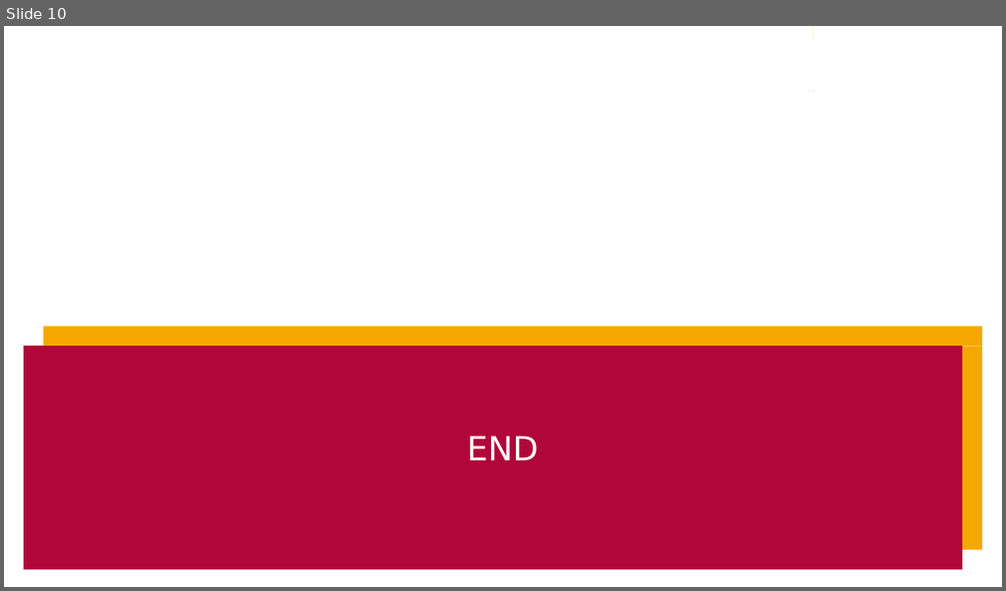
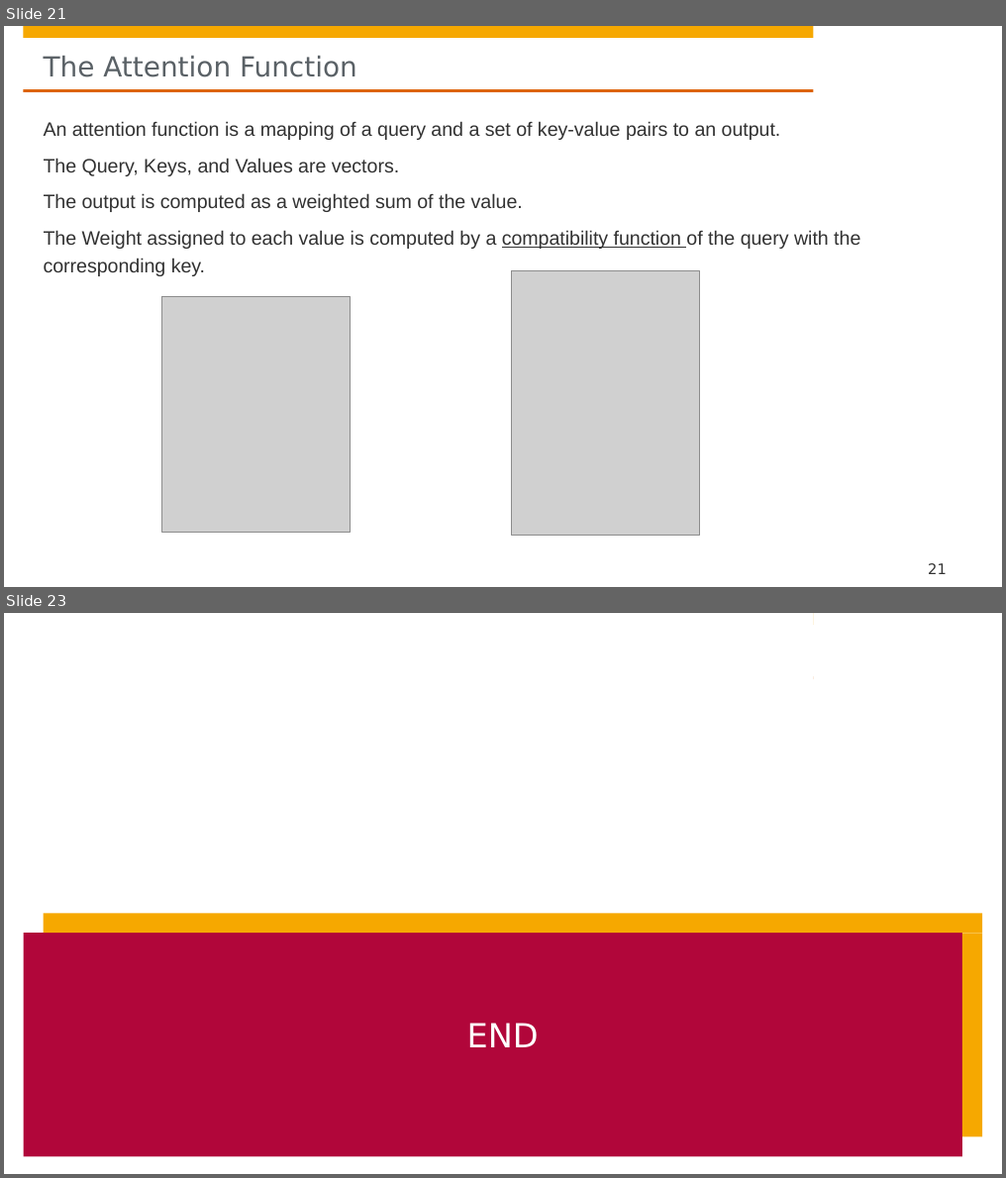
Before and after one commit to hpi-sam/GNN-Course-2020, a slide deck: 8. Graph Attention Networks.pptx. Shown one above the other, each under a label of ours: slide 10 before the commit, slides 21 and 23 after it; the slides between them are not shown. The pictures are 1006x591 and 1006x1178 pixels, drawn with LibreOffice and Linux fonts; fonts in the diff are those of the drawing; grey boxes stand for pictures; background and template pictures are left out. Boxes give left, top, right and bottom in pixels: in the first picture for what was removed or moved away, otherwise in the second. Text is boxed around its words. In the diff, an @@ line names an element or a change of style, - is before the commit and + after.

```diff
--- a/8. Graph Attention Networks.pptx
+++ b/8. Graph Attention Networks.pptx
@@ slide 21 added at bbox=[4, 26, 1002, 587], background #FFFFFF; not listed: 4 template elements that a slide beside it also shows @@
@@ title added at bbox=[44, 56, 357, 77], 26.7 pt, text #5A6166 @@
+The Attention Function
@@ text added at bbox=[44, 121, 860, 276], 18.7 pt, text #323232 @@
+An attention function is a mapping of a query and a set of key-value pairs to an output.
+The Query, Keys, and Values are vectors.
+The output is computed as a weighted sum of the value.
+The Weight assigned to each value is computed by a compatibility function of the query with the corresponding key.
@@ picture added at bbox=[511, 271, 699, 535] @@
@@ picture added at bbox=[162, 297, 350, 532] @@
@@ page number added at bbox=[928, 564, 946, 574], 14 pt, text #323232 @@
+21
@@ what was slide 10 is now slide 23 @@
```
Also in this commit, not shown: 4 slides changed, 16 other slides added, 3 slides removed.
